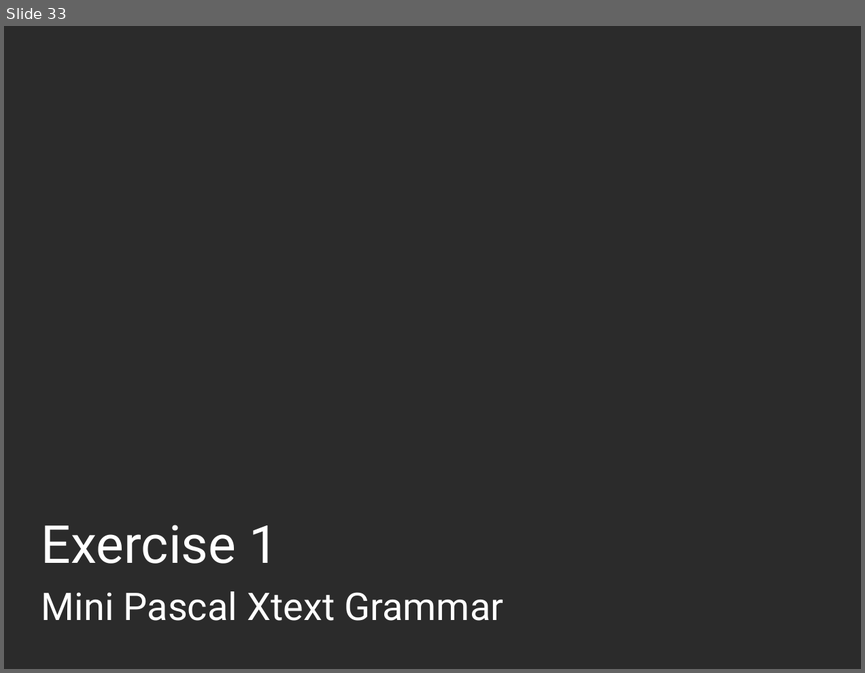
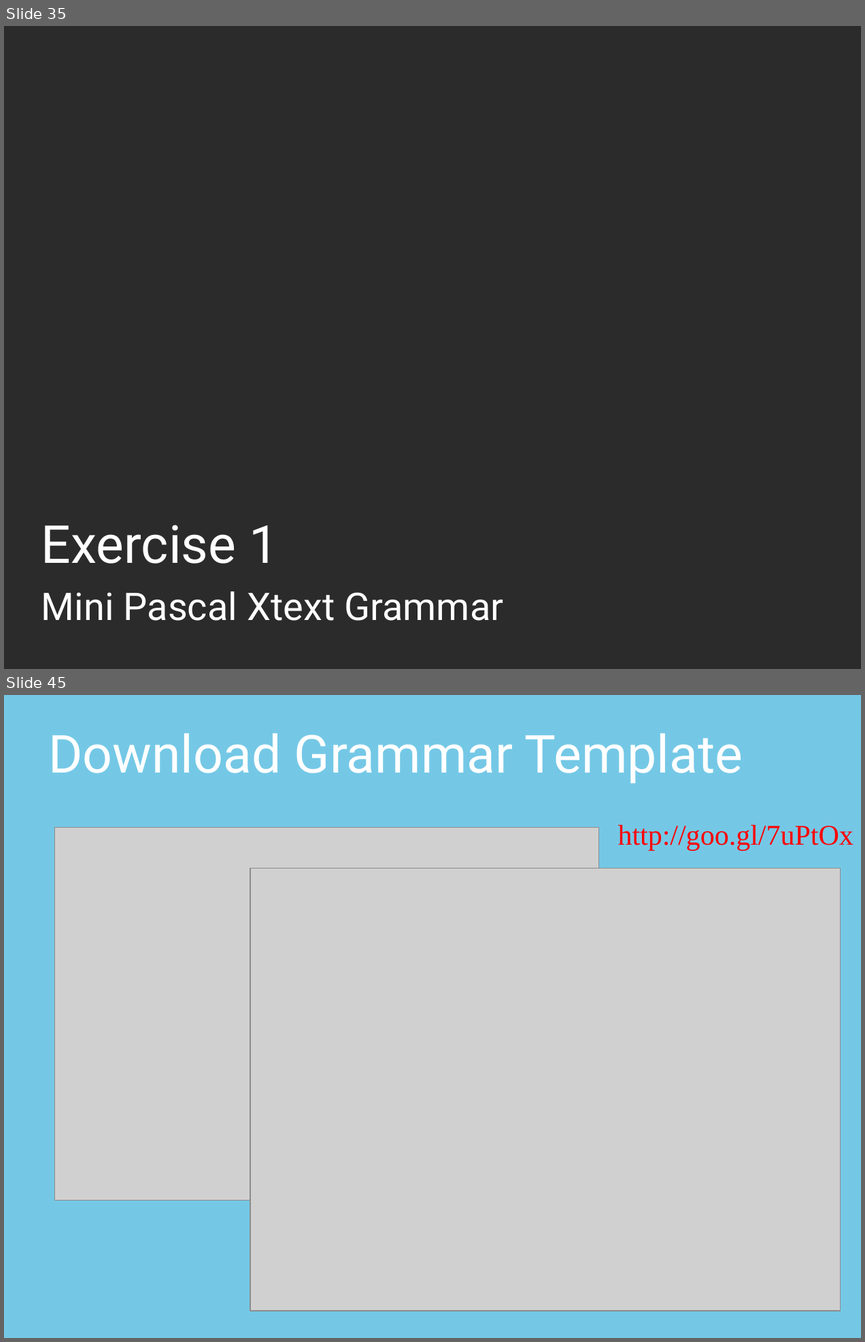
Before and after one commit to thomasfischl/xtext-workshop, a slide deck: xText Workshop.pptx. Shown one above the other, each under a label of ours: slide 33 before the commit, slides 35 and 45 after it; the slides between them are not shown. The pictures are 865x673 and 865x1342 pixels, drawn with LibreOffice and Linux fonts; fonts in the diff are those of the drawing; grey boxes stand for pictures; background and template pictures are left out; a plain dark background stands for a picture behind light text. Boxes give left, top, right and bottom in pixels: in the first picture for what was removed or moved away, otherwise in the second. Text is boxed around its words. In the diff, an @@ line names an element or a change of style, - is before the commit and + after.

```diff
--- a/xText Workshop.pptx
+++ b/xText Workshop.pptx
@@ slide 45 added at bbox=[4, 695, 861, 1338], background picture (left out) @@
@@ title added at bbox=[48, 733, 742, 783], 44 pt, text #FFFFFF @@
+Download Grammar Template
@@ picture added at bbox=[54, 828, 598, 1200] @@
@@ text added at bbox=[618, 825, 853, 851], 24 pt, text #FF0000 @@
+    http://goo.gl/7uPtOx
@@ picture added at bbox=[250, 868, 840, 1311] @@
@@ what was slide 33 is now slide 35 @@
```
Also in this commit, not shown: 9 slides changed, 13 other slides added.
